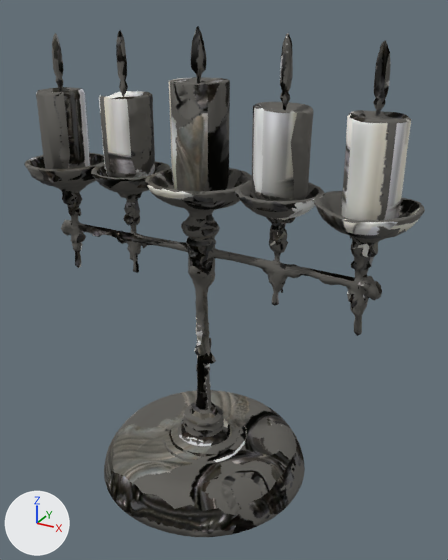
What one commit did to the glTF model content/models/props/candelabra_shrine/candelabra_shrine.glb.
Camera for both pictures: a camera (50 mm lens) standing at (1.148, -1.908, 1.855) and looking at (0.079, 0.036, 0.883). Every picture has the same lights, and +X, +Y and +Z are marked at lower left. The older version comes first. Vertices at exactly the same position are counted once.

In view in the first picture: 'geometry_0'.
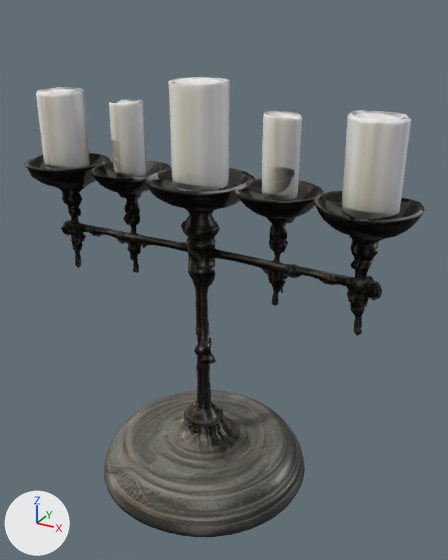
Edits to the bpy script that builds the scene:
```text
Change me_geometry_0:
    used by ob_geometry_0; location = (0.0, 0.0, 0.0)
    remove me_geometry_0.from_pydata(...)  # 7516 vertices, 14998 faces; spans x -0.8..0.8, y -0.44..0.44, z 0.0..1.8
    add me_geometry_0.from_pydata(...)  # 7239 vertices, 14458 faces; spans x -0.8..0.8, y -0.44..0.44, z 0.0..1.63
    me_geometry_0 part 1: the loose piece of 58 vertices spanning x -0.03..0.03, y -0.02..0.02, z 1.61..1.8 is deleted
    me_geometry_0 part 2: the loose piece of 58 vertices spanning x 0.3..0.34, y -0.02..0.02, z 1.55..1.78 is deleted
    me_geometry_0 part 3: the loose piece of 56 vertices spanning x -0.34..-0.3, y -0.02..0.02, z 1.55..1.78 is deleted
    me_geometry_0 part 4: the loose piece of 53 vertices spanning x -0.66..-0.61, y -0.02..0.02, z 1.55..1.77 is deleted
    me_geometry_0 part 5: the loose piece of 50 vertices spanning x 0.61..0.65, y -0.02..0.02, z 1.55..1.77 is deleted
    me_geometry_0 part 6: 14 vertices moved from x 0.23..0.37, y -0.04..0.04, z 1.25..1.32 to x 0.26..0.37, y -0.04..0.04, z 1.28..1.53; 372 vertices removed from x 0.18..0.42, y -0.1..0.1, z 0.99..1.57; 370 vertices added at x 0.25..0.38, y -0.06..0.06, z 1.24..1.54
    me_geometry_0 part 7: 29 vertices moved from x -0.39..-0.28, y -0.09..0.09, z 1.24..1.52 to x -0.38..-0.29, y -0.06..0.05, z 1.24..1.54; 341 vertices removed from x -0.41..-0.22, y -0.1..0.1, z 1.24..1.56; 341 vertices added at x -0.38..-0.25, y -0.06..0.06, z 1.24..1.54
    me_geometry_0 part 8: 12837 kept faces spanning x -0.8..0.8, y -0.44..0.44, z 0.0..1.63 get new texture (UV) coordinates
    other edits to the shape of me_geometry_0 do not show in these pictures
```

Changed parts and their boxes [x1, y1, x2, y2] in the pictures (448 x 560 px; the box of a moved part takes in the faces that stretch with it):
'geometry_0', reshaped (10% shorter): before [24, 26, 425, 537]; after [24, 77, 425, 537]
part 1 of me_geometry_0, deleted: before [190, 26, 206, 84]
part 2 of me_geometry_0, deleted: before [280, 33, 293, 110]
part 3 of me_geometry_0, deleted: before [116, 30, 128, 97]
part 4 of me_geometry_0, deleted: before [52, 33, 64, 91]
part 5 of me_geometry_0, deleted: before [373, 40, 391, 116]
part 6 of me_geometry_0, moved or reshaped: before [252, 102, 314, 201]; after [262, 111, 302, 201]
part 7 of me_geometry_0, moved or reshaped: before [99, 91, 155, 178]; after [109, 99, 146, 178]
part 8 of me_geometry_0, surface changed: [24, 77, 425, 537] in both
